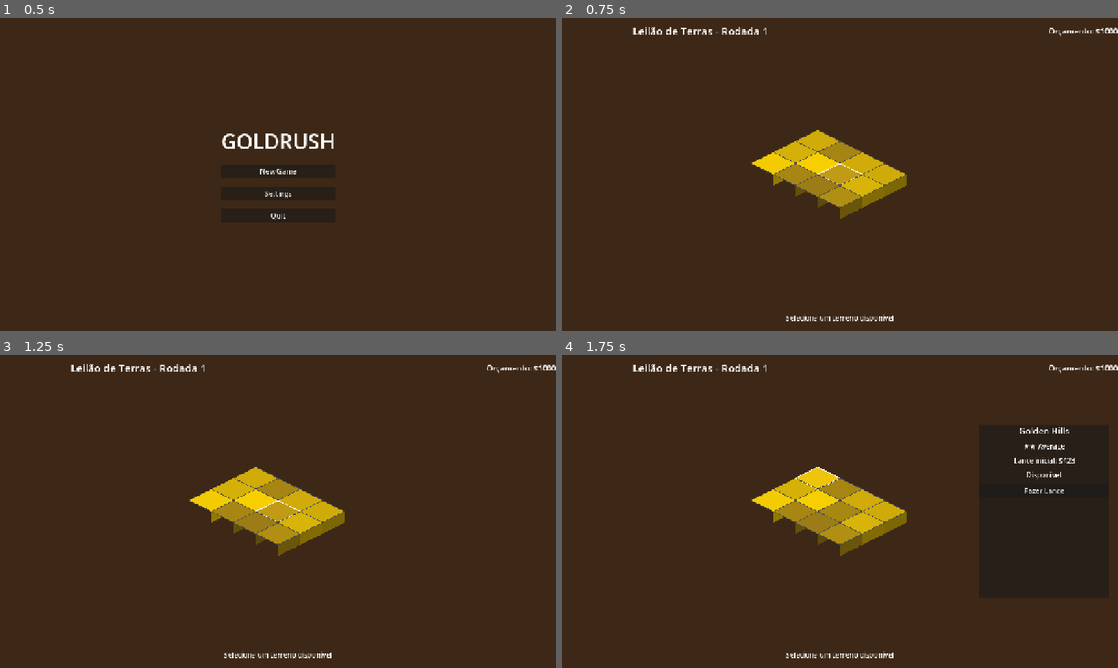
Above: before the commit, frames 1-4 (two rows, left to right).
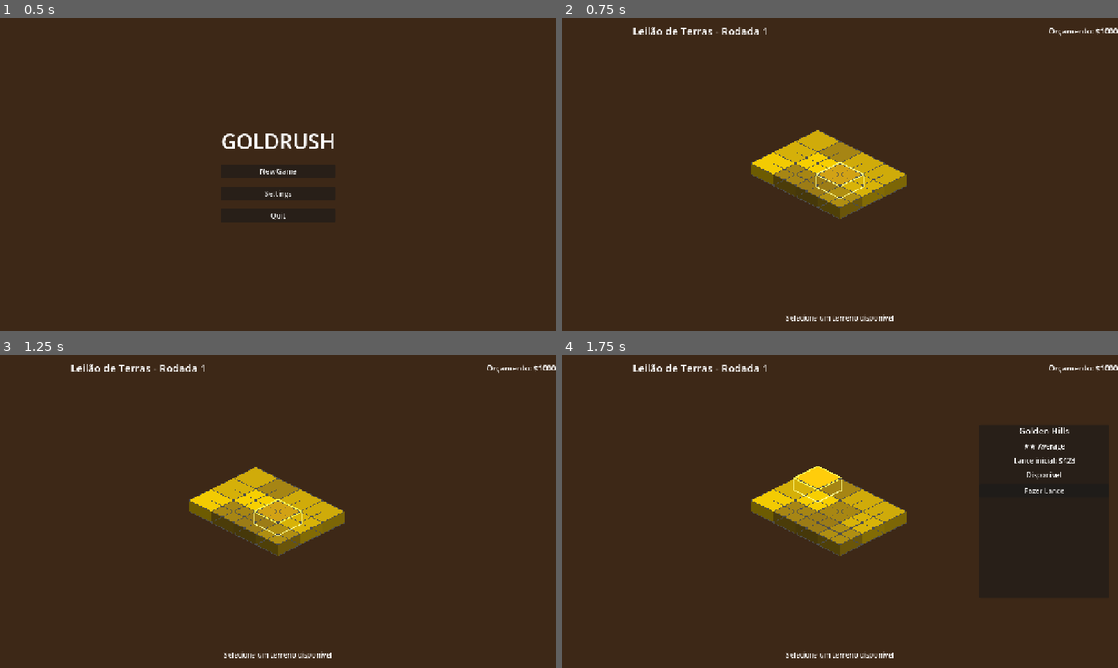
Above: after the commit, the same moments.

Repository: Leonzuka/GoldRush
Game: Godot game, scene res://scenes/main/main_menu.tscn
The game is run twice, just before and just after one commit, with the same random seed, the same clock (stepped at 60 frames per second) and the same inputs.
Inputs (mouse positions are in pixels of both pictures, inside the frame that each line leads up to):
- Up to frame 1 (0.5 s): no input
- Up to frame 2 (0.75 s): click "New Game" at 0.5 s
- Up to frame 3 (1.25 s): no input
- Up to frame 4 (1.75 s): tap Enter at 1.25 s; move the mouse to (817, 477) at 1.27 s; press the mouse at (817, 477) at 1.28 s; hold D (move_right) from 1.28 s (still down)

Frame 1 is identical in both runs. In frame 2, 0.5% of the frame differs, in the area x 34-62%, y 42-65%; in frame 3, 0.5%; in frame 4, 0.5%, in the area x 34-62%, y 35-65%.

Commit message:
melhoria no TODO e correção de bugs

Diff:
--- a/project.godot
+++ b/project.godot
@@ -8,11 +8,15 @@
 
 config_version=5
 
+[animation]
+
+compatibility/default_parent_skeleton_in_mesh_instance_3d=true
+
 [application]
 
 config/name="GoldRush"
 run/main_scene="res://scenes/main/main_menu.tscn"
-config/features=PackedStringArray("4.5", "Forward Plus")
+config/features=PackedStringArray("4.6", "Forward Plus")
 config/icon="res://icon.svg"
 
 [audio]
--- a/scenes/auction/plot_tile.tscn
+++ b/scenes/auction/plot_tile.tscn
@@ -14,6 +14,17 @@
 [node name="DepthPolygon" type="Polygon2D" parent="."]
 z_index = 0
 color = Color(0.4, 0.3, 0.2, 1)
+antialiased = true
+
+[node name="LeftDepthPolygon" type="Polygon2D" parent="."]
+z_index = 0
+color = Color(0.35, 0.25, 0.15, 1)
+antialiased = true
+
+[node name="DepthBorderLine" type="Line2D" parent="."]
+z_index = 2
+width = 1.5
+default_color = Color(0.3, 0.3, 0.3, 1)
 antialiased = true
 
 [node name="BorderLine" type="Line2D" parent="."]
--- a/scripts/autoload/config.gd
+++ b/scripts/autoload/config.gd
@@ -16,7 +16,7 @@
 # ============================================================================
 
 const ROUND_TIME_LIMIT: float = 120.0  # 2 minutes
-const STORAGE_CAPACITY: int = 100      # Gold units
+const STORAGE_CAPACITY: int = 500      # Gold units
 const DRILL_SPEED: float = 3.0         # Tiles per second
 const DRILL_REACH: float = 32.0        # Pixels from player
 
--- a/scripts/player/drill_component.gd
+++ b/scripts/player/drill_component.gd
@@ -81,6 +81,7 @@
 		if result.success:
 			_spawn_dig_dust(tile_pos)
 			if result.has_gold:
+				_spawn_gold_sparks(tile_pos)
 				spawn_gold_nugget(tile_pos, result.gold_amount)
 
 		drill_progress = 0.0
@@ -131,3 +132,33 @@
 	dust.global_position = terrain_manager.tile_to_world(tile_pos)
 	dust.finished.connect(dust.queue_free)
 	get_tree().root.add_child(dust)
+
+## Spawn golden spark particles when gold is found
+func _spawn_gold_sparks(tile_pos: Vector2i) -> void:
+	var sparks := CPUParticles2D.new()
+	sparks.emitting = true
+	sparks.amount = 16
+	sparks.lifetime = 0.8
+	sparks.one_shot = true
+	sparks.explosiveness = 0.95
+	sparks.direction = Vector2(0, -1)
+	sparks.spread = 180.0
+	sparks.initial_velocity_min = 40.0
+	sparks.initial_velocity_max = 90.0
+	sparks.gravity = Vector2(0, 60)
+	sparks.scale_amount_min = 1.0
+	sparks.scale_amount_max = 2.5
+	sparks.color_ramp = _create_gold_gradient()
+	sparks.global_position = terrain_manager.tile_to_world(tile_pos)
+	sparks.finished.connect(sparks.queue_free)
+	get_tree().root.add_child(sparks)
+
+## Create a gold-colored gradient for spark particles
+func _create_gold_gradient() -> Gradient:
+	var gradient := Gradient.new()
+	gradient.set_offset(0, 0.0)
+	gradient.set_color(0, Color(1.0, 0.95, 0.4, 1.0))  # Bright gold
+	gradient.add_point(0.4, Color(1.0, 0.75, 0.1, 0.9))  # Rich gold
+	gradient.set_offset(2, 1.0)
+	gradient.set_color(2, Color(0.9, 0.5, 0.0, 0.0))  # Fade to transparent orange
+	return gradient
--- a/scripts/ui/auction_ui_controller.gd
+++ b/scripts/ui/auction_ui_controller.gd
@@ -24,6 +24,8 @@
 
 var auction_system: AuctionSystem
 var selected_plot: PlotData = null
+var money_tween: Tween
+var displayed_money: int = 0
 
 # ============================================================================
 # INITIALIZATION
@@ -44,7 +46,8 @@
 
 	# Update UI initial state
 	title_label.text = "Leilão de Terras - Rodada %d" % GameManager.round_number
-	money_label.text = "Orçamento: $%d" % GameManager.player_money
+	displayed_money = GameManager.player_money
+	money_label.text = "Orçamento: $%d" % displayed_money
 	info_panel.visible = false
 
 	# CRITICAL: Wait for IsometricMapController to be ready and connected
@@ -119,7 +122,30 @@
 # ============================================================================
 
 func _on_money_changed(new_amount: int) -> void:
-	money_label.text = "Orçamento: $%d" % new_amount
+	_animate_money_change(new_amount)
+
+## Animate money counter with counting effect and color flash
+func _animate_money_change(new_amount: int) -> void:
+	var old_amount := displayed_money
+	var gained := new_amount > old_amount
+
+	if money_tween and money_tween.is_valid():
+		money_tween.kill()
+
+	var diff := absf(float(new_amount - old_amount))
+	var duration := clampf(diff / 500.0, 0.3, 1.0)
+
+	money_tween = create_tween()
+	money_tween.tween_method(func(v: float):
+		displayed_money = int(v)
+		money_label.text = "Orçamento: $%d" % displayed_money
+	, float(old_amount), float(new_amount), duration)\
+		.set_ease(Tween.EASE_OUT).set_trans(Tween.TRANS_CUBIC)
+
+	var flash_color := Color(0.3, 1.0, 0.3) if gained else Color(1.0, 0.3, 0.3)
+	var color_tween := create_tween()
+	color_tween.tween_property(money_label, "modulate", flash_color, 0.1)
+	color_tween.tween_property(money_label, "modulate", Color.WHITE, 0.4)
 
 func _on_npc_claimed_plot(plot: PlotData, npc_name: String) -> void:
 	"""Visual feedback when NPC claims a plot"""
--- a/scripts/ui/hud_controller.gd
+++ b/scripts/ui/hud_controller.gd
@@ -15,6 +15,11 @@
 
 # FPS counter (created programmatically)
 var fps_label: Label
+
+# Money counting animation
+var displayed_money: int = 0
+var target_money: int = 0
+var money_tween: Tween
 
 # ============================================================================
 # INITIALIZATION
@@ -56,7 +61,9 @@
 	round_label.text = "Round: %d" % GameManager.round_number
 
 func update_money_display() -> void:
-	money_label.text = "Money: $%d" % GameManager.player_money
+	displayed_money = GameManager.player_money
+	target_money = displayed_money
+	money_label.text = "Money: $%d" % displayed_money
 
 func _on_time_updated(time_remaining: float) -> void:
 	var total_seconds: int = int(time_remaining)
@@ -70,7 +77,7 @@
 	storage_bar.value = current
 
 func _on_money_changed(new_amount: int) -> void:
-	money_label.text = "Money: $%d" % new_amount
+	_animate_money_change(new_amount)
 
 # ============================================================================
 # SCANNER BUTTON
@@ -91,3 +98,44 @@
 		else:
 			scan_button.text = "SCAN [SPACE]"
 			scan_button.disabled = false
+
+# ============================================================================
+# MONEY ANIMATION
+# ============================================================================
+
+## Animate money counter from current displayed value to new target
+func _animate_money_change(new_amount: int) -> void:
+	var old_amount := displayed_money
+	target_money = new_amount
+	var gained := new_amount > old_amount
+
+	# Kill previous tween if still running
+	if money_tween and money_tween.is_valid():
+		money_tween.kill()
+		displayed_money = target_money
+
+	# Duration scales with difference (min 0.3s, max 1.2s)
+	var diff := absf(float(new_amount - old_amount))
+	var duration := clampf(diff / 500.0, 0.3, 1.2)
+
+	money_tween = create_tween()
+	money_tween.tween_method(_update_money_text, float(old_amount), float(new_amount), duration)\
+		.set_ease(Tween.EASE_OUT).set_trans(Tween.TRANS_CUBIC)
+
+	# Color flash: green for gain, red for loss
+	var flash_color := Color(0.3, 1.0, 0.3) if gained else Color(1.0, 0.3, 0.3)
+	var scale_tween := create_tween()
+	scale_tween.tween_property(money_label, "modulate", flash_color, 0.1)
+	scale_tween.tween_property(money_label, "modulate", Color.WHITE, 0.4)
+
+	# Scale punch effect
+	var punch_tween := create_tween()
+	punch_tween.tween_property(money_label, "scale", Vector2(1.2, 1.2), 0.1)\
+		.set_ease(Tween.EASE_OUT).set_trans(Tween.TRANS_BACK)
+	punch_tween.tween_property(money_label, "scale", Vector2.ONE, 0.25)\
+		.set_ease(Tween.EASE_OUT).set_trans(Tween.TRANS_ELASTIC)
+
+## Callback for money counting tween - updates label each frame
+func _update_money_text(value: float) -> void:
+	displayed_money = int(value)
+	money_label.text = "Money: $%d" % displayed_money
--- a/scripts/ui/plot_tile.gd
+++ b/scripts/ui/plot_tile.gd
@@ -15,12 +15,16 @@
 
 @onready var ground_polygon: Polygon2D = $GroundPolygon
 @onready var depth_polygon: Polygon2D = $DepthPolygon
+@onready var left_depth_polygon: Polygon2D = $LeftDepthPolygon
+@onready var depth_border_line: Line2D = $DepthBorderLine
 @onready var border_line: Line2D = $BorderLine
 @onready var owner_flag: Sprite2D = $OwnerFlag
 @onready var area: Area2D = $Area2D
 @onready var collision: CollisionPolygon2D = $Area2D/CollisionPolygon2D
 
 var is_hovered: bool = false
+var hover_tween: Tween
+var pulse_tween: Tween
 
 func _input(event: InputEvent) -> void:
 	if not plot_data:
@@ -142,7 +146,24 @@
 		Vector2(0, hh + depth)       # Bottom point + depth
 	])
 
-	# Border outline
+	# Depth face (2.5D side effect) - Left side
+	left_depth_polygon.polygon = PackedVector2Array([
+		Vector2(-hw, 0),             # Left point of diamond
+		Vector2(0, hh),              # Bottom point of diamond
+		Vector2(0, hh + depth),      # Bottom point + depth
+		Vector2(-hw, 0 + depth)      # Left point + depth
+	])
+
+	# Border outline for depth sides
+	depth_border_line.points = PackedVector2Array([
+		Vector2(-hw, 0),             # Left point
+		Vector2(-hw, 0 + depth),     # Left point + depth
+		Vector2(0, hh + depth),      # Bottom point + depth
+		Vector2(hw, 0 + depth),      # Right point + depth
+		Vector2(hw, 0)               # Right point
+	])
+
+	# Border outline (top diamond)
 	border_line.points = PackedVector2Array([
 		Vector2(0, -hh),
 		Vector2(hw, 0),
@@ -172,42 +193,72 @@
 ## Updates visual appearance based on plot state
 func update_visual_state() -> void:
 	if not plot_data:
-		print("[PlotTile] update_visual_state called but plot_data is null!")
 		return
 
 	# Base color from richness
 	var base_color = plot_data.get_richness_color()
 	ground_polygon.color = base_color
 	depth_polygon.color = base_color.darkened(0.4)
-
-	print("[PlotTile] Visual updated for " + plot_data.plot_name + ": color=" + str(base_color) + ", owner=" + PlotData.OwnerType.keys()[plot_data.owner_type])
+	left_depth_polygon.color = base_color.darkened(0.55)
+
+	# Kill any running hover tweens
+	if hover_tween and hover_tween.is_valid():
+		hover_tween.kill()
+	if pulse_tween and pulse_tween.is_valid():
+		pulse_tween.kill()
 
 	# State-based modulation
 	match plot_data.owner_type:
 		PlotData.OwnerType.AVAILABLE:
 			if is_hovered:
-				modulate = Color(1.15, 1.15, 1.15)
-				border_line.width = 2.5
-				border_line.default_color = Color.WHITE
+				_animate_hover_in()
 			else:
-				modulate = Color.WHITE
-				border_line.width = 1.5
-				border_line.default_color = Color(0.3, 0.3, 0.3)
+				_animate_hover_out()
 			owner_flag.visible = false
 
 		PlotData.OwnerType.NPC:
 			modulate = Color(0.6, 0.6, 0.7)
+			scale = Vector2.ONE
 			border_line.width = 2.0
-			border_line.default_color = Color(0.8, 0.3, 0.3)  # Red
+			border_line.default_color = Color(0.8, 0.3, 0.3)
+			depth_border_line.width = 2.0
+			depth_border_line.default_color = Color(0.8, 0.3, 0.3)
 			owner_flag.visible = true
-			owner_flag.modulate = Color(0.8, 0.3, 0.3, 0.8)  # Red tint for NPC
+			owner_flag.modulate = Color(0.8, 0.3, 0.3, 0.8)
 
 		PlotData.OwnerType.PLAYER:
 			modulate = Color(0.7, 0.9, 1.2)
+			scale = Vector2.ONE
 			border_line.width = 3.0
-			border_line.default_color = Color(0.2, 0.6, 1.0)  # Blue
+			border_line.default_color = Color(0.2, 0.6, 1.0)
+			depth_border_line.width = 3.0
+			depth_border_line.default_color = Color(0.2, 0.6, 1.0)
 			owner_flag.visible = true
-			owner_flag.modulate = Color(0.2, 0.6, 1.0, 0.8)  # Blue tint for player
+			owner_flag.modulate = Color(0.2, 0.6, 1.0, 0.8)
+
+## Animate tile when mouse hovers over it
+func _animate_hover_in() -> void:
+	hover_tween = create_tween().set_parallel(true)
+	hover_tween.tween_property(self, "scale", Vector2(1.08, 1.08), 0.15).set_ease(Tween.EASE_OUT).set_trans(Tween.TRANS_BACK)
+	hover_tween.tween_property(self, "modulate", Color(1.25, 1.2, 1.1), 0.15)
+	border_line.width = 3.0
+	border_line.default_color = Color(1.0, 0.9, 0.5)
+	depth_border_line.width = 3.0
+	depth_border_line.default_color = Color(1.0, 0.9, 0.5)
+
+	# Start pulsating border glow
+	pulse_tween = create_tween().set_loops()
+	pulse_tween.tween_property(border_line, "default_color", Color(1.0, 0.85, 0.3), 0.6).set_ease(Tween.EASE_IN_OUT).set_trans(Tween.TRANS_SINE)
+	pulse_tween.tween_property(border_line, "default_color", Color(1.0, 0.95, 0.7), 0.6).set_ease(Tween.EASE_IN_OUT).set_trans(Tween.TRANS_SINE)
+
+## Animate tile back to normal when mouse leaves
+func _animate_hover_out() -> void:
+	hover_tween = create_tween().set_parallel(true)
+	hover_tween.tween_property(self, "scale", Vector2.ONE, 0.2).set_ease(Tween.EASE_OUT).set_trans(Tween.TRANS_CUBIC)
+	hover_tween.tween_property(self, "modulate", Color.WHITE, 0.2)
+	hover_tween.tween_property(border_line, "width", 1.5, 0.2)
+	hover_tween.tween_property(border_line, "default_color", Color(0.3, 0.3, 0.3), 0.2)
+	hover_tween.tween_property(depth_border_line, "default_color", Color(0.3, 0.3, 0.3), 0.2)
 
 func _on_area_input_event(_viewport, event, _shape_idx):
 	print("[PlotTile] Input event: %s" % event)
Not shown, added: scripts/effects/scan_effect.gd.uid
Not shown, changed: TODO.md
